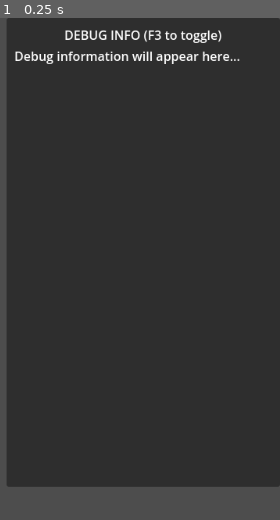
Above: before the commit, frame 1.
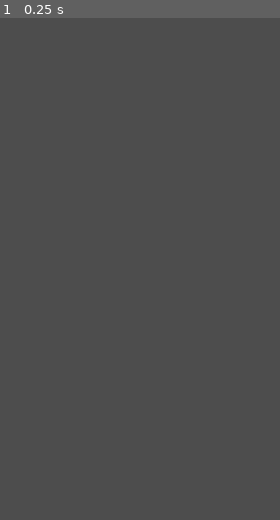
Above: after the commit, the same moment.

Repository: WILL-JKI/SurvivorLike
Game: Godot game, scene res://_Core/DebugUI.tscn
The game is run twice, just before and just after one commit, with the same random seed, the same clock (stepped at 60 frames per second) and the same inputs. This scene is started directly instead of the project's main scene.
Inputs:
- Up to frame 1 (0.25 s): no input

The runs differ from the first frame. In frame 1, 91% of the frame differs, in the area x 2-100%, y 0-94%.
Error before the commit: Parse Error: Static function "get_static_memory_usage_by_type()" not found in base "GDScriptNativeClass". (res://_Core/DebugUI.gd:87)

Commit message:
fix: corrige função de memória inexistente no Godot 4
- Substitui OS.get_static_memory_usage_by_type() por OS.get_static_memory_peak_usage()
- Corrige erro 'Static function not found in base GDScriptNativeClass'
- Função get_static_memory_usage_by_type() não existe no Godot 4
- OS.get_static_memory_peak_usage() é a alternativa correta
- Aplica correção tanto no DebugUI quanto no PerformanceMonitor

Diff:
--- a/_Core/DebugUI.gd
+++ b/_Core/DebugUI.gd
@@ -84,7 +84,7 @@
 	else:
 		debug_text += "FPS: " + str(Engine.get_frames_per_second()) + "\n"
 		debug_text += "Frame Time: " + str(snapped(1.0 / Engine.get_frames_per_second() * 1000, 0.1)) + "ms\n"
-		debug_text += "Memory: " + format_bytes(OS.get_static_memory_usage_by_type().get("total", 0)) + "\n"
+		debug_text += "Memory: " + format_bytes(OS.get_static_memory_peak_usage()) + "\n"
 
 	debug_text += "Process ID: " + str(OS.get_process_id()) + "\n"
 
--- a/_Core/PerformanceMonitor.gd
+++ b/_Core/PerformanceMonitor.gd
@@ -28,7 +28,7 @@
 		frame_times.pop_front()
 
 func record_memory_usage():
-	var memory = OS.get_static_memory_usage_by_type().get("total", 0)
+	var memory = OS.get_static_memory_peak_usage()
 	memory_usage_history.append(memory)
 
 	# Manter apenas o histórico necessário
Not shown, added: _Core/DebugManager.gd.uid
Not shown, added: _Core/DebugUI.gd.uid
Not shown, added: _Core/PerformanceMonitor.gd.uid
